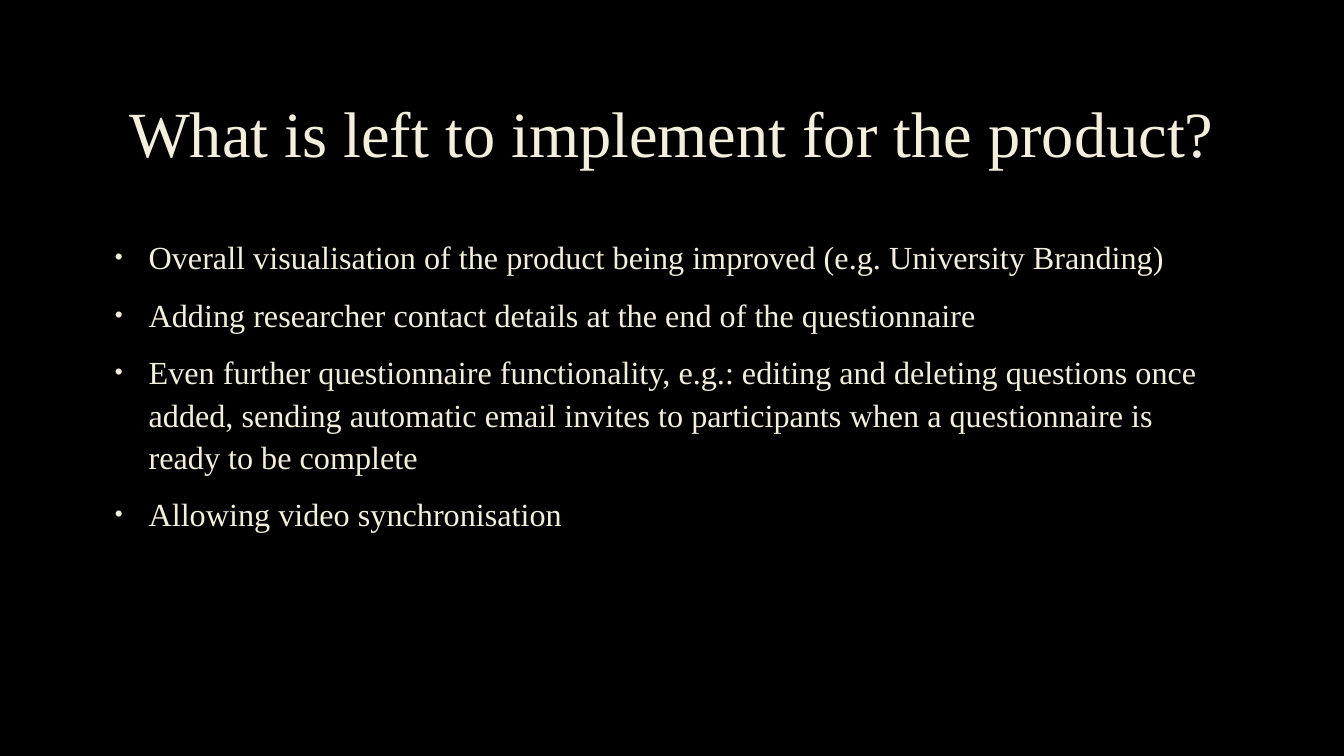
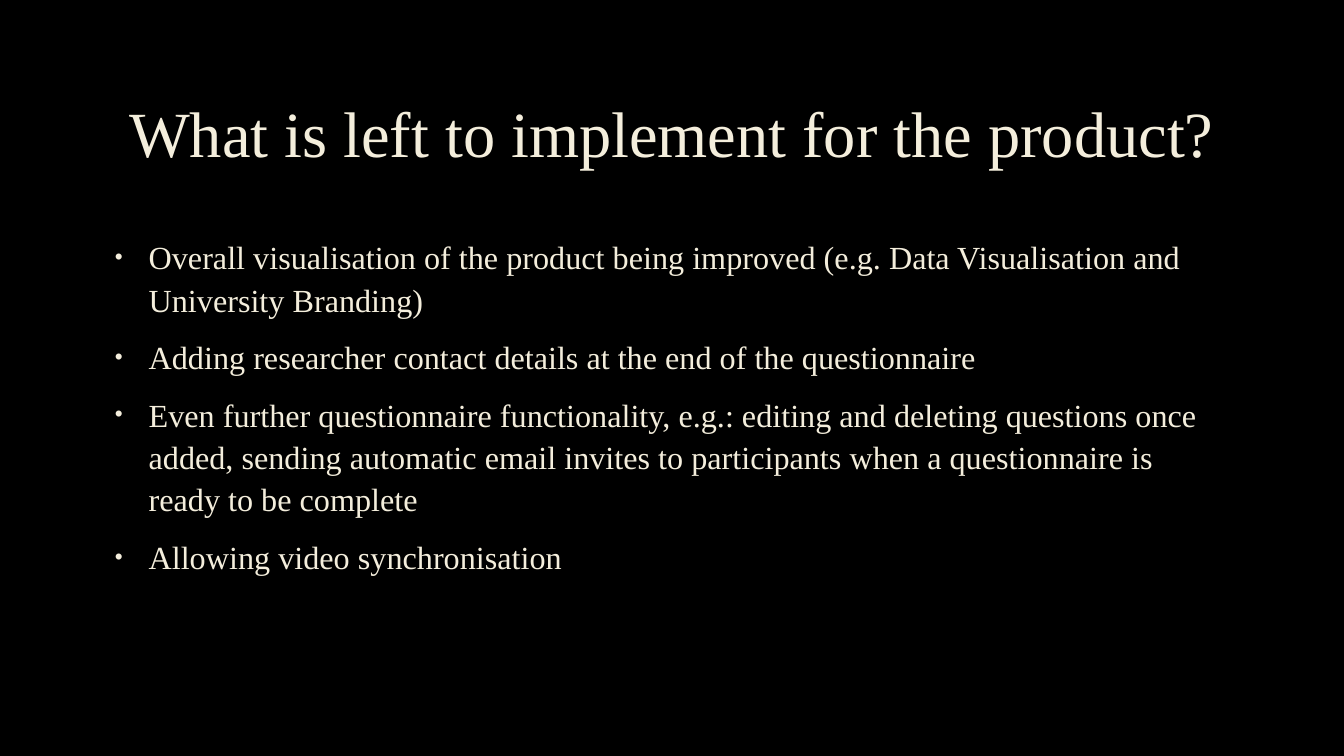
Before and after one commit to jordankeiller/AC31007-Coursework-Team-2, a slide deck: slide 8 of Sprint 2/Sprint_Review/Sprint 2 Review.pptx. Drawn at 1344x756 pixels with LibreOffice and Linux fonts; fonts in the diff are those of the drawing; background and template pictures are left out. Boxes give left, top, right and bottom in pixels: in the first picture for what was removed or moved away, otherwise in the second. Text is boxed around its words. In the diff, an @@ line names an element or a change of style, - is before the commit and + after.

```diff
--- a/Sprint 2/Sprint_Review/Sprint 2 Review.pptx
+++ b/Sprint 2/Sprint_Review/Sprint 2 Review.pptx
@@ text at box(149, 246, 1179, 319): text changed @@
-• Overall visualisation of the product being improved (e.g. University Branding)
+• Overall visualisation of the product being improved (e.g. Data Visualisation and University Branding)
```
Also in this commit, not shown: 2 other slides changed.
